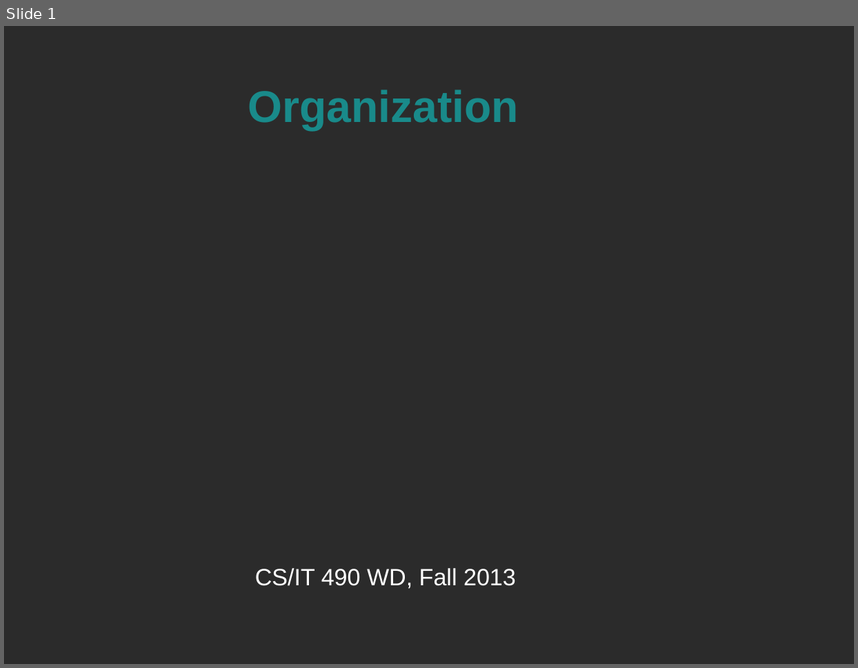
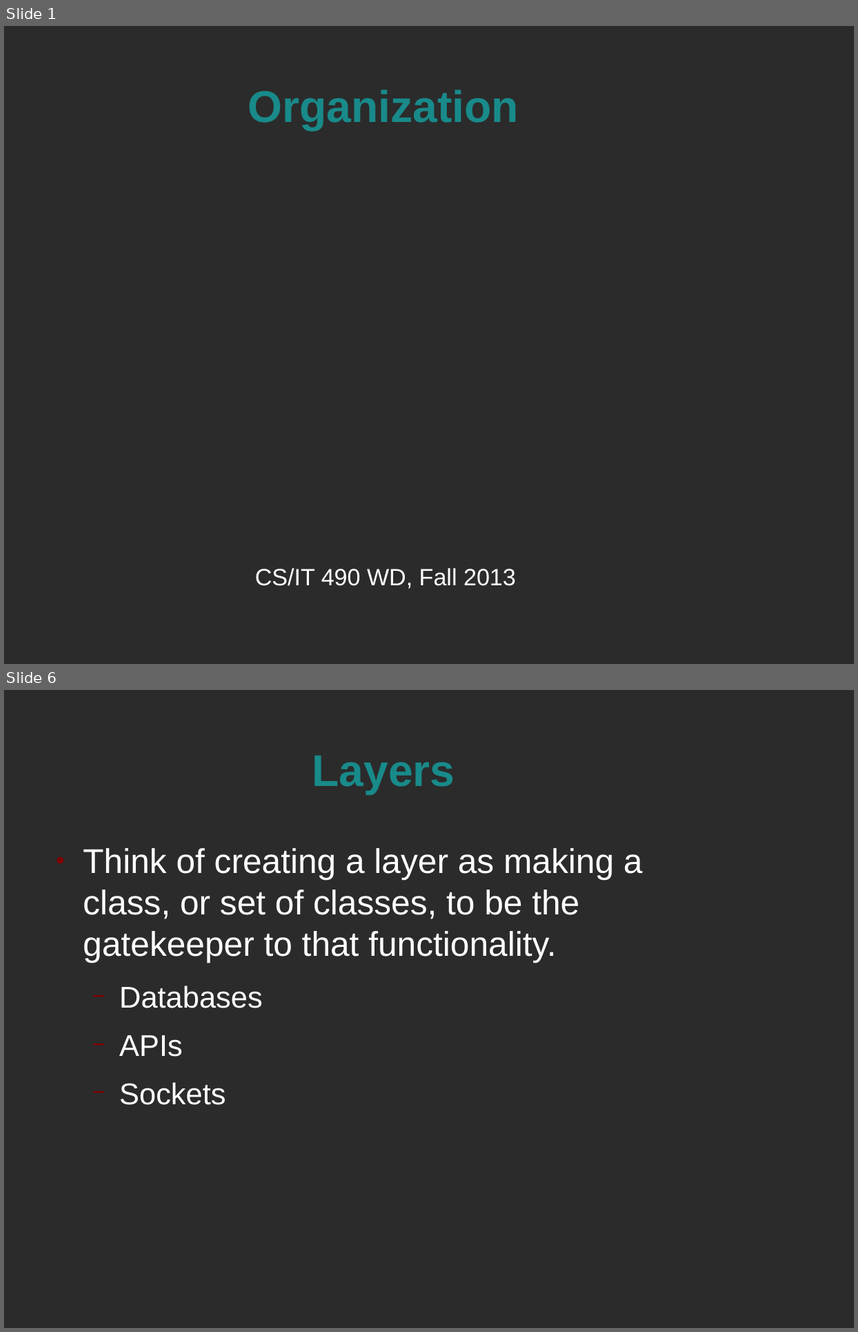
Before and after one commit to spellbindguy/Web-Development, a slide deck: Lectures/05 PHP/Organization.odp. Shown one above the other, each under a label of ours: slide 1 before the commit, slides 1 and 6 after it; the slides between them are not shown. The pictures are 858x668 and 858x1332 pixels, drawn with LibreOffice and Linux fonts; fonts in the diff are those of the drawing; background and template pictures are left out; a plain dark background stands for a picture behind light text. Boxes give left, top, right and bottom in pixels: in the first picture for what was removed or moved away, otherwise in the second. Text is boxed around its words. In the diff, an @@ line names an element or a change of style, - is before the commit and + after.

Commit message:
Layers and Frameworks, whee

```diff
--- a/Lectures/05 PHP/Organization.odp
+++ b/Lectures/05 PHP/Organization.odp
@@ slide 6 added at (4, 690, 854, 1328), background picture (left out) @@
@@ title added at (312, 756, 455, 794), 41.4 pt, text #198A8A, bold @@
+Layers
@@ text added at (83, 848, 643, 1105), 32 pt, text #FFFFFF @@
+● Think of creating a layer as making a class, or set of classes, to be the gatekeeper to that functionality.
+  − Databases
+  − APIs
+  − Sockets
```
Also in this commit, not shown: 22 other slides added, 2 slides removed, 1 other file.
